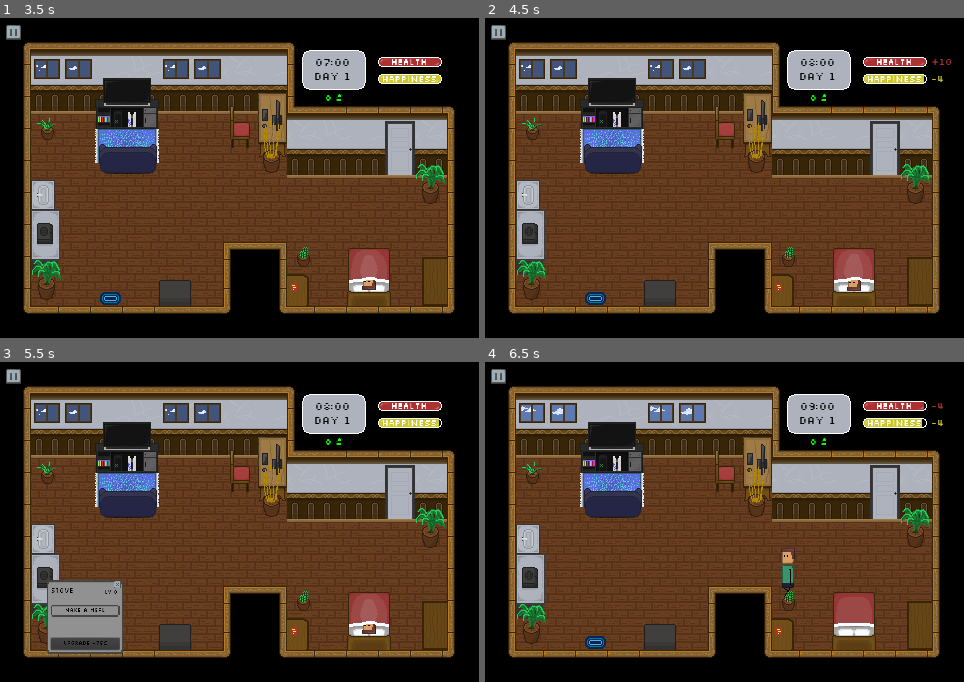
Above: before the commit, frames 1-4 (two rows, left to right).
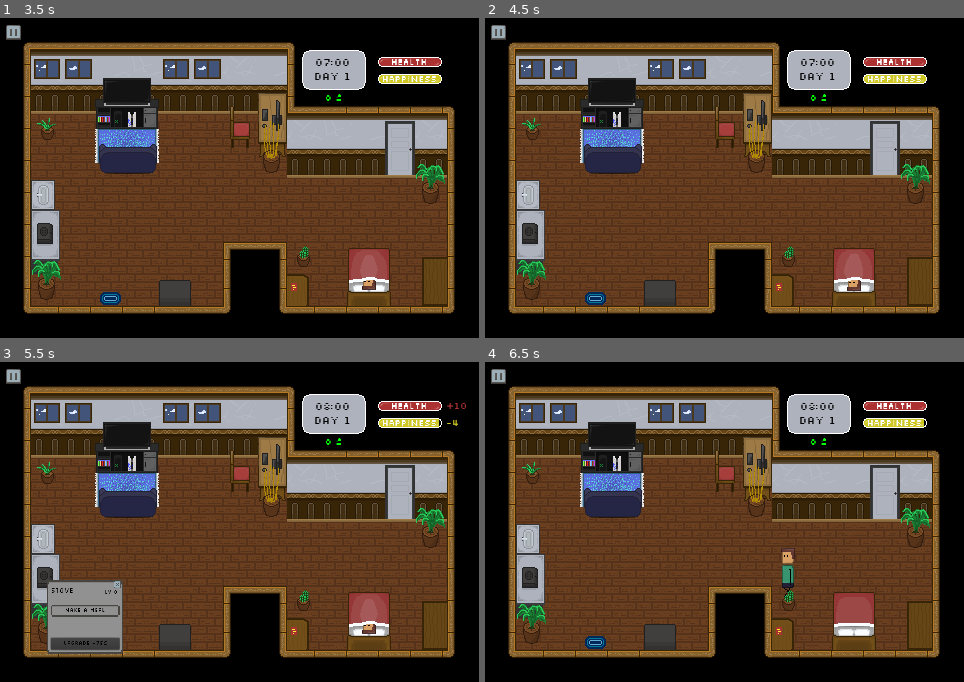
Above: after the commit, the same moments.

Repository: sun-wise-man/work-from-home
Game: Godot game, scene res://scenes/menu.tscn
The game is run twice, just before and just after one commit, with the same random seed, the same clock (stepped at 60 frames per second) and the same inputs.
Inputs (mouse positions are in pixels of both pictures, inside the frame that each line leads up to):
- Up to frame 1 (3.5 s): click (229, 190) at 0.5 s; click (229, 270) at 1.25 s; move the mouse to (368, 277) at 2.02 s; click (368, 277) at 2.17 s; click "Go to sleep" at 2.75 s
- Up to frame 2 (4.5 s): click (499, 30) at 3.5 s; click (724, 187) at 4.25 s
- Up to frame 3 (5.5 s): tap Enter at 5 s; move the mouse to (47, 579) at 5.02 s; click (47, 579) at 5.17 s
- Up to frame 4 (6.5 s): click "Make a meal" at 5.75 s

Frame 1 is identical in both runs. In frame 2, less than 0.1% of the frame differs, in the area x 67-98%, y 12-20%; in frame 3, less than 0.1%; in frame 4, 0.9%, in the area x 7-96%, y 12-21%.

Commit message:
Balancing
More balancing

Diff:
--- a/scenes/main.tscn
+++ b/scenes/main.tscn
@@ -703,15 +703,15 @@
 "name": "idle",
 "speed": 6.0
 }, {
+"frames": [ ExtResource( 1 ), ExtResource( 5 ), ExtResource( 4 ), ExtResource( 3 ) ],
+"loop": true,
+"name": "walk",
+"speed": 8.0
+}, {
 "frames": [ SubResource( 7 ), SubResource( 8 ), SubResource( 9 ), SubResource( 10 ) ],
 "loop": true,
 "name": "eating",
 "speed": 3.0
-}, {
-"frames": [ ExtResource( 1 ), ExtResource( 5 ), ExtResource( 4 ), ExtResource( 3 ) ],
-"loop": true,
-"name": "walk",
-"speed": 8.0
 } ]
 
 [sub_resource type="RectangleShape2D" id=12]
@@ -1062,7 +1062,7 @@
 
 [node name="World" type="Node2D"]
 script = ExtResource( 10 )
-seconds_per_hour = 2.0
+seconds_per_hour = 3.0
 starting_hour = 7
 buff_debuff_time = 3
 happiness_buff_chance = 50
@@ -1126,7 +1126,7 @@
 }
 object_names = "Bed"
 object_start_cost = 75
-object_cost_increase = 75
+object_cost_increase = 50
 
 [node name="Area2D" type="Area2D" parent="Objects/Bed"]
 
@@ -1144,7 +1144,7 @@
 }
 object_names = "Stove"
 object_start_cost = 75
-object_cost_increase = 75
+object_cost_increase = 50
 
 [node name="Area2D" type="Area2D" parent="Objects/Stove"]
 
@@ -1162,7 +1162,7 @@
 }
 object_names = "TV"
 object_start_cost = 75
-object_cost_increase = 75
+object_cost_increase = 50
 
 [node name="Area2D" type="Area2D" parent="Objects/Console"]
 
@@ -1180,7 +1180,7 @@
 }
 object_names = "PC"
 object_start_cost = 75
-object_cost_increase = 75
+object_cost_increase = 50
 
 [node name="Area2D" type="Area2D" parent="Objects/PC"]
 
@@ -1198,7 +1198,7 @@
 }
 object_names = "Bathroom"
 object_start_cost = 75
-object_cost_increase = 75
+object_cost_increase = 50
 
 [node name="Area2D" type="Area2D" parent="Objects/Bathroom"]
 
@@ -1229,10 +1229,10 @@
 script = ExtResource( 18 )
 event_name = PoolStringArray( "meeting", "great meeting", "bad meeting", "overtime", "missing file", "missed deadline", …(332 unchanged characters)…
 event_from = PoolStringArray( "PC", "meeting", "meeting", "PC", "PC", "PC", "Console", "Console", "play online", "duo", …(212 unchanged characters)…
-event_chance = PoolIntArray( 11, 102, 0, 3, 3, 3, 20, 10, 50, 55, 45, 50, 40, 60, 15, 50, 100, 50, 50, 50, 15, 50, 50, 12, 3, 12, 13, 19, 5, 19, 5 )
+event_chance = PoolIntArray( 11, 102, 0, 3, 3, 3, 20, 10, 50, 55, 45, 50, 40, 60, 15, 50, 100, 50, 50, 50, 15, 50, 50, 12, 3, 12, 13, 19, 1, 19, 5 )
 event_output = PoolStringArray( "chance", "gain", "gain", "gain", "gain", "gain", "gain", "decision", "chance", "gain", …(181 unchanged characters)…
-health_output = PoolIntArray( 0, 3, -4, -4, -4, -4, 0, 0, 0, 0, -2, 0, 0, -2, 0, 0, 0, 0, 0, 0, 0, 0, 0, 0, -11, 2, -12, 4, -26, 6, 1 )
-happiness_output = PoolIntArray( 0, 6, -1, -6, -1, -1, 2, 0, 0, 2, -4, 0, 2, -6, 0, 0, 4, 0, 8, -8, 0, 4, -15, 9, -11, 16, -12, 4, -21, 4, -5 )
+health_output = PoolIntArray( 0, 3, -4, -4, -4, -4, 0, 0, 0, 0, -2, 0, 0, -2, 0, 0, 0, 0, 0, 0, 0, 0, 0, 0, -11, 2, -12, 4, -17, 6, 1 )
+happiness_output = PoolIntArray( 0, 6, -1, -6, -1, -1, 2, 0, 0, 2, -4, 0, 2, -6, 0, 0, 4, 0, 8, -8, 0, 4, -15, 9, -11, 16, -12, 4, -11, 4, -5 )
 work_output = PoolIntArray( 0, 5, 5, 10, -10, -10, 0, 0, 0, 0, 0, 0, 0, 0, 0, 0, 0, 0, 0, 0, 0, 0, 0, 0, 0, 0, 0, 0, 0, 0, 0 )
 event_desc = PoolStringArray( "", "You have a great meeting", "You have a bad meeting", "You work overtime", "A file is …(622 unchanged characters)…
 
@@ -1560,7 +1560,7 @@
 "_edit_use_anchors_": false
 }
 increase_dr_rate = -2
-hour_per_increase = 72
+hour_per_increase = 96
 
 [node name="Label" type="Label" parent="GUI/HealthBar"]
 margin_left = 13.0
@@ -1599,7 +1599,7 @@
 "_edit_use_anchors_": false
 }
 increase_dr_rate = -2
-hour_per_increase = 72
+hour_per_increase = 96
 
 [node name="Label" type="Label" parent="GUI/HappinessBar"]
 margin_left = 4.0
@@ -2166,12 +2166,11 @@
 __meta__ = {
 "_edit_use_anchors_": false
 }
-
+[connection signal="hour_pass" from="." to="GUI/HealthBar" method="_on_World_hour_pass"]
+[connection signal="hour_pass" from="." to="GUI/HappinessBar" method="_on_World_hour_pass"]
 [connection signal="hour_pass" from="." to="GUI/Time" method="_on_World_hour_pass"]
-[connection signal="hour_pass" from="." to="GUI/HappinessBar" method="_on_World_hour_pass"]
-[connection signal="hour_pass" from="." to="GUI/HealthBar" method="_on_World_hour_pass"]
+[connection signal="hour_pass" from="." to="Objects/Windows" method="_on_World_hour_pass"]
 [connection signal="hour_pass" from="." to="." method="_on_World_hour_pass"]
-[connection signal="hour_pass" from="." to="Objects/Windows" method="_on_World_hour_pass"]
 [connection signal="path_done" from="Player" to="." method="_on_Player_path_done"]
 [connection signal="mouse_entered" from="Objects/Bed/Area2D" to="Objects/Bed" method="_on_Area2D_mouse_entered"]
 [connection signal="mouse_exited" from="Objects/Bed/Area2D" to="Objects/Bed" method="_on_Area2D_mouse_exited"]
Not shown: 1 places in scenes/main.tscn that only renumber resources
